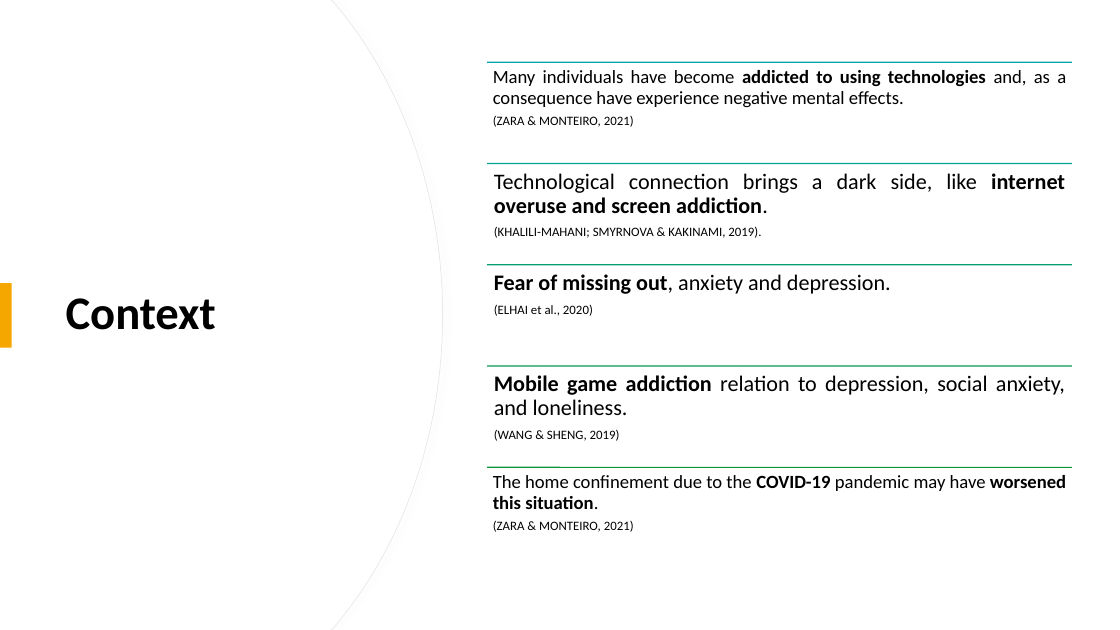
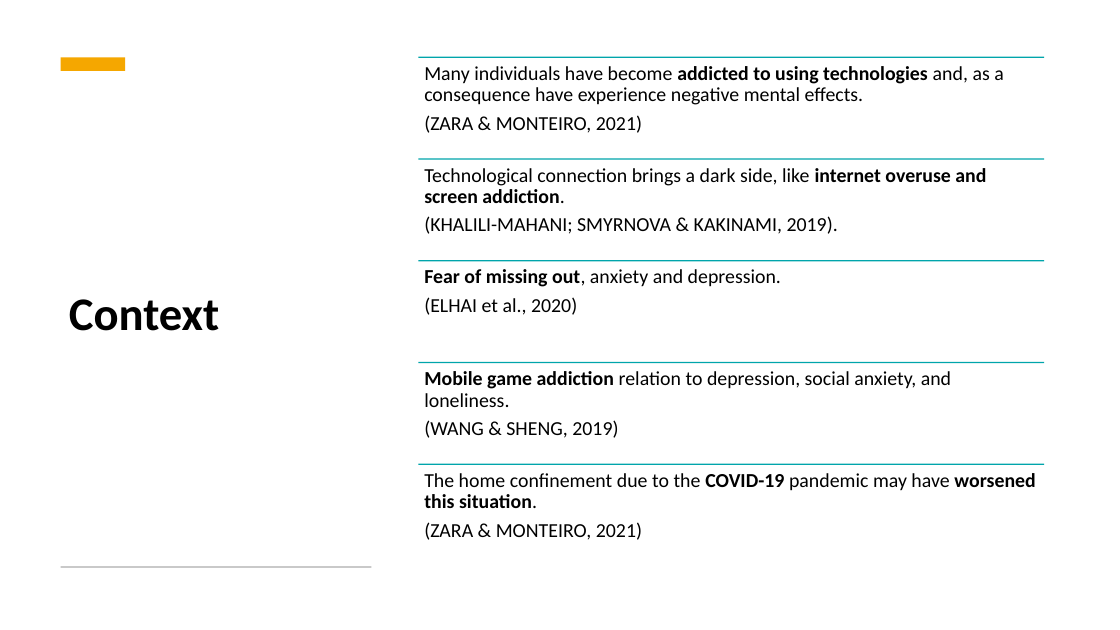
Before and after one commit to GustavoSchroeder/Assignment-Data-Prospection, a slide deck: slide 2 of Apresentação.pptx. Drawn at 1120x630 pixels with LibreOffice and Linux fonts; fonts in the diff are those of the drawing. Boxes give left, top, right and bottom in pixels: in the first picture for what was removed or moved away, otherwise in the second. Text is boxed around its words. In the diff, an @@ line names an element or a change of style, - is before the commit and + after.

```diff
--- a/Apresentação.pptx
+++ b/Apresentação.pptx
@@ freeform shape removed at (0,0,443,630) @@
@@ freeform shape removed at (0,0,442,630) @@
@@ rectangle added at (61,58,126,71), fill #F5A700 @@
@@ text "Many individuals have become addicted ...": place and size @@
-text "Many individuals have become addicted ..." at (493,70,1066,127)
+text "Many individuals have become addicted ..." at (424,66,1004,133)
@@ text "Many individuals have become addicted ..." at (424,66,1004,133): size 16 to 17 pt in "Many individuals have become addicted to using ..."; size 11 to 17 pt in "(ZARA & MONTEIRO, 2021)"; alignment justified to left; more space between paragraphs @@
@@ line moved from (487, 62) - (1072, 62) to (418, 57) - (1044, 57) @@
@@ text "Technological connection brings a dark ...": place and size @@
-text "Technological connection brings a dark ..." at (494,173,1065,238)
+text "Technological connection brings a dark ..." at (424,168,986,234)
@@ text "Technological connection brings a dark ..." at (424,168,986,234): size 19 to 17 pt in "Technological connection brings a dark side, like ..."; size 11 to 17 pt in "(KHALILI-MAHANI; SMYRNOVA & KAKINAMI, 2019)."; alignment justified to left; more space between paragraphs @@
@@ line moved from (487, 164) - (1072, 164) to (418, 159) - (1044, 159) @@
@@ line (418, 159) - (1044, 159): stroke #02A690 1 pt to #00A5AB 1 pt @@
@@ text "Fear of missing out, anxiety ...": place and size @@
-text "Fear of missing out, anxiety ..." at (494,274,891,316)
+text "Fear of missing out, anxiety ..." at (424,269,781,315)
@@ text "Fear of missing out, anxiety ..." at (424,269,781,315): size 19 to 17 pt in "Fear of missing out, anxiety and depression."; size 11 to 17 pt in "(ELHAI et al., 2020)"; alignment justified to left; more space between paragraphs @@
@@ line moved from (487, 265) - (1072, 265) to (418, 260) - (1044, 260) @@
@@ line (418, 260) - (1044, 260): stroke #05A071 1 pt to #00A5AB 1 pt @@
@@ rectangle removed at (0,283,12,348) @@
@@ text "Mobile game addiction relation to ...": place and size @@
-text "Mobile game addiction relation to ..." at (494,375,1065,441)
+text "Mobile game addiction relation to ..." at (424,371,951,438)
@@ text "Mobile game addiction relation to ..." at (424,371,951,438): size 19 to 17 pt in "Mobile game addiction relation to depression, social ..."; size 11 to 17 pt in "(WANG & SHENG, 2019)"; alignment justified to left; more space between paragraphs @@
@@ line moved from (487, 366) - (1072, 366) to (418, 363) - (1044, 363) @@
@@ line (418, 363) - (1044, 363): stroke #079B55 1 pt to #00A5AB 1 pt @@
@@ text "The home confinement due to ...": place and size @@
-text "The home confinement due to ..." at (493,475,1066,532)
+text "The home confinement due to ..." at (424,473,1035,540)
@@ text "The home confinement due to ..." at (424,473,1035,540): size 16 to 17 pt in "The home confinement due to the COVID-19 ..."; size 11 to 17 pt in "(ZARA & MONTEIRO, 2021)"; alignment justified to left; more space between paragraphs @@
@@ line moved from (487, 467) - (1072, 467) to (418, 465) - (1044, 465) @@
@@ line (418, 465) - (1044, 465): stroke #09963B 1 pt to #00A5AB 1 pt @@
@@ rectangle added at (60,566,371,568), fill #C9C9C9 @@
```
Also in this commit, not shown: 1 other slide changed, 6 other files.
